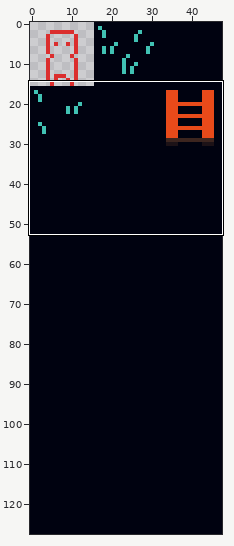
Sprite sheet -- res/mario_tileset0.png. Above, an overview of the earlier version with the close-up marked.
Close-up. Before the commit:
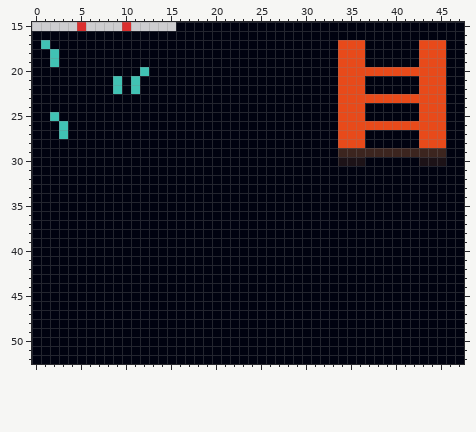
The file is 48x128 pixels. Shown: x 0..47, y 15..52.
Now the later version:
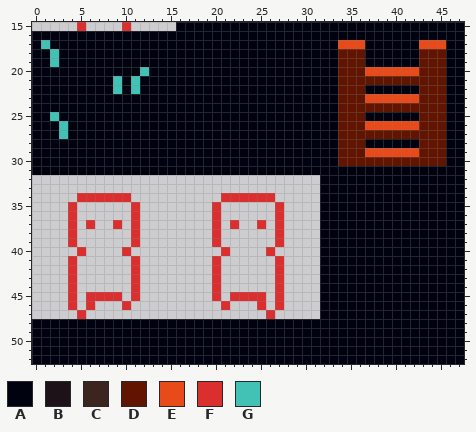
Palette (. is transparent): A #000210  B #1c1217  C #3c251f  D #611400  E #e84a1a  F #db2e2e  G #41c2b4
Edits made:
@@ x 0..47 @@
 17 AGAAAAAAAAAAAAAAAAAAAAAAAAAAAAAAAAEEEAAAAAAEEEAA
-18 AAGAAAAAAAAAAAAAAAAAAAAAAAAAAAAAAAEEEAAAAAAEEEAA
-19 AAGAAAAAAAAAAAAAAAAAAAAAAAAAAAAAAAEEEAAAAAAEEEAA
-20 AAAAAAAAAAAAGAAAAAAAAAAAAAAAAAAAAAEEEEEEEEEEEEAA
-21 AAAAAAAAAGAGAAAAAAAAAAAAAAAAAAAAAAEEEAAAAAAEEEAA
-22 AAAAAAAAAGAGAAAAAAAAAAAAAAAAAAAAAAEEEAAAAAAEEEAA
-23 AAAAAAAAAAAAAAAAAAAAAAAAAAAAAAAAAAEEEEEEEEEEEEAA
-24 AAAAAAAAAAAAAAAAAAAAAAAAAAAAAAAAAAEEEAAAAAAEEEAA
-25 AAGAAAAAAAAAAAAAAAAAAAAAAAAAAAAAAAEEEAAAAAAEEEAA
-26 AAAGAAAAAAAAAAAAAAAAAAAAAAAAAAAAAAEEEEEEEEEEEEAA
-27 AAAGAAAAAAAAAAAAAAAAAAAAAAAAAAAAAAEEEAAAAAAEEEAA
-28 AAAAAAAAAAAAAAAAAAAAAAAAAAAAAAAAAAEEEAAAAAAEEEAA
-29 AAAAAAAAAAAAAAAAAAAAAAAAAAAAAAAAAACCCCCCCCCCCCAA
-30 AAAAAAAAAAAAAAAAAAAAAAAAAAAAAAAAAABBBAAAAAABBBAA
+18 AAGAAAAAAAAAAAAAAAAAAAAAAAAAAAAAAADDDAAAAAADDDAA
+19 AAGAAAAAAAAAAAAAAAAAAAAAAAAAAAAAAADDDAAAAAADDDAA
+20 AAAAAAAAAAAAGAAAAAAAAAAAAAAAAAAAAADDDEEEEEEDDDAA
+21 AAAAAAAAAGAGAAAAAAAAAAAAAAAAAAAAAADDDDDDDDDDDDAA
+22 AAAAAAAAAGAGAAAAAAAAAAAAAAAAAAAAAADDDAAAAAADDDAA
+23 AAAAAAAAAAAAAAAAAAAAAAAAAAAAAAAAAADDDEEEEEEDDDAA
+24 AAAAAAAAAAAAAAAAAAAAAAAAAAAAAAAAAADDDDDDDDDDDDAA
+25 AAGAAAAAAAAAAAAAAAAAAAAAAAAAAAAAAADDDAAAAAADDDAA
+26 AAAGAAAAAAAAAAAAAAAAAAAAAAAAAAAAAADDDEEEEEEDDDAA
+27 AAAGAAAAAAAAAAAAAAAAAAAAAAAAAAAAAADDDDDDDDDDDDAA
+28 AAAAAAAAAAAAAAAAAAAAAAAAAAAAAAAAAADDDAAAAAADDDAA
+29 AAAAAAAAAAAAAAAAAAAAAAAAAAAAAAAAAADDDEEEEEEDDDAA
+30 AAAAAAAAAAAAAAAAAAAAAAAAAAAAAAAAAADDDDDDDDDDDDAA
 31 AAAAAAAAAAAAAAAAAAAAAAAAAAAAAAAAAAAAAAAAAAAAAAAA
-32 AAAAAAAAAAAAAAAAAAAAAAAAAAAAAAAAAAAAAAAAAAAAAAAA
-33 AAAAAAAAAAAAAAAAAAAAAAAAAAAAAAAAAAAAAAAAAAAAAAAA
-34 AAAAAAAAAAAAAAAAAAAAAAAAAAAAAAAAAAAAAAAAAAAAAAAA
-35 AAAAAAAAAAAAAAAAAAAAAAAAAAAAAAAAAAAAAAAAAAAAAAAA
-36 AAAAAAAAAAAAAAAAAAAAAAAAAAAAAAAAAAAAAAAAAAAAAAAA
-37 AAAAAAAAAAAAAAAAAAAAAAAAAAAAAAAAAAAAAAAAAAAAAAAA
-38 AAAAAAAAAAAAAAAAAAAAAAAAAAAAAAAAAAAAAAAAAAAAAAAA
-39 AAAAAAAAAAAAAAAAAAAAAAAAAAAAAAAAAAAAAAAAAAAAAAAA
-40 AAAAAAAAAAAAAAAAAAAAAAAAAAAAAAAAAAAAAAAAAAAAAAAA
-41 AAAAAAAAAAAAAAAAAAAAAAAAAAAAAAAAAAAAAAAAAAAAAAAA
-42 AAAAAAAAAAAAAAAAAAAAAAAAAAAAAAAAAAAAAAAAAAAAAAAA
-43 AAAAAAAAAAAAAAAAAAAAAAAAAAAAAAAAAAAAAAAAAAAAAAAA
-44 AAAAAAAAAAAAAAAAAAAAAAAAAAAAAAAAAAAAAAAAAAAAAAAA
-45 AAAAAAAAAAAAAAAAAAAAAAAAAAAAAAAAAAAAAAAAAAAAAAAA
-46 AAAAAAAAAAAAAAAAAAAAAAAAAAAAAAAAAAAAAAAAAAAAAAAA
-47 AAAAAAAAAAAAAAAAAAAAAAAAAAAAAAAAAAAAAAAAAAAAAAAA
+32 ................................AAAAAAAAAAAAAAAA
+33 ................................AAAAAAAAAAAAAAAA
+34 .....FFFFFF..........FFFFFF.....AAAAAAAAAAAAAAAA
+35 ....F......F........F......F....AAAAAAAAAAAAAAAA
+36 ....F......F........F......F....AAAAAAAAAAAAAAAA
+37 ....F.F..F.F........F.F..F.F....AAAAAAAAAAAAAAAA
+38 ....F......F........F......F....AAAAAAAAAAAAAAAA
+39 ....F......F........F......F....AAAAAAAAAAAAAAAA
+40 .....F....F..........F....F.....AAAAAAAAAAAAAAAA
+41 ....F......F........F......F....AAAAAAAAAAAAAAAA
+42 ....F......F........F......F....AAAAAAAAAAAAAAAA
+43 ....F......F........F......F....AAAAAAAAAAAAAAAA
+44 ....F......F........F......F....AAAAAAAAAAAAAAAA
+45 ....F.FFFF.F........F.FFFF.F....AAAAAAAAAAAAAAAA
+46 ....F.F...F..........F...F.F....AAAAAAAAAAAAAAAA
+47 .....F....................F.....AAAAAAAAAAAAAAAA
 48 AAAAAAAAAAAAAAAAAAAAAAAAAAAAAAAAAAAAAAAAAAAAAAAA
Where, in picture pixels (left, top, right, bottom), the same in both close-ups:
changed: (32, 49, 446, 319)
